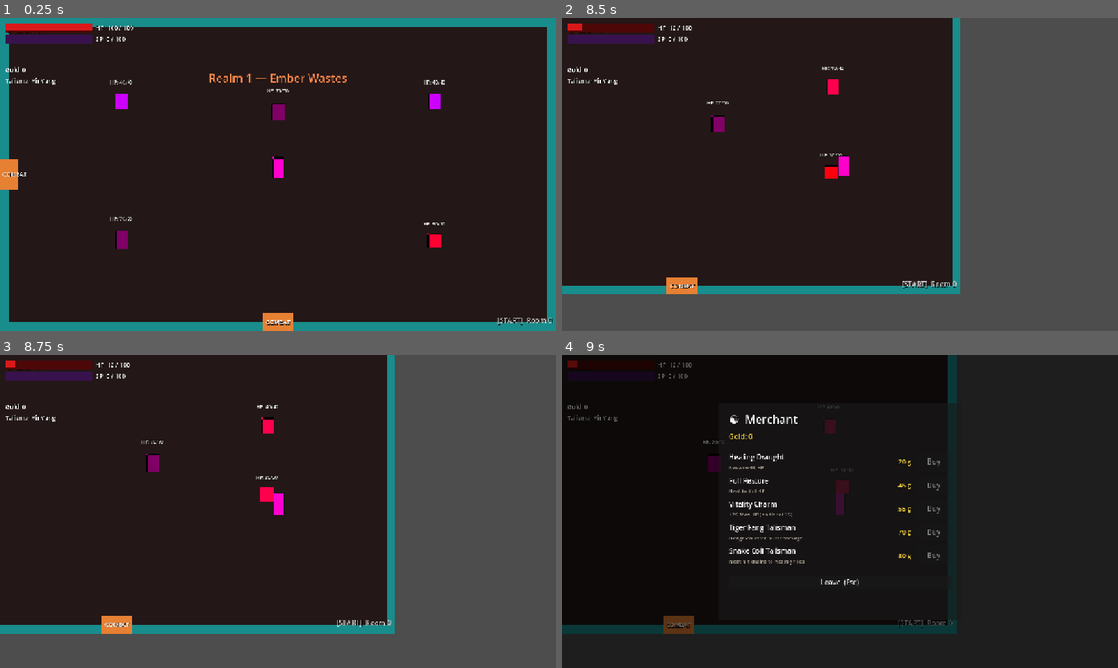
Above: before the commit, frames 1-4 (two rows, left to right).
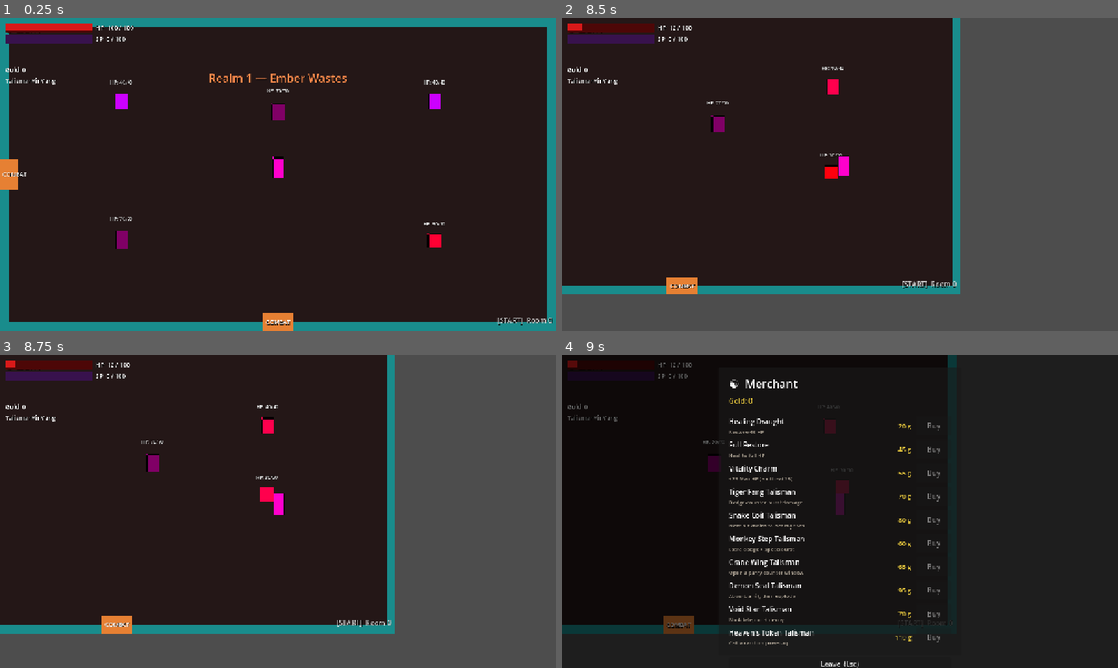
Above: after the commit, the same moments.

Repository: KarnamV/chan-inspo
Game: Godot game, scene res://scenes/TestRoom.tscn
Two runs of this game, one before a commit and one after it. Both use one fixed random seed, a clock stepped at 60 frames per second and the inputs below.
Inputs:
- Up to frame 1 (0.25 s): no input
- Up to frame 2 (8.5 s): tap Enter at 0.5, 6.5 s; hold D (move_right) 0.53-1.28 s; hold Q (block) 0.53-1.28 s; tap Space (dodge) at 0.8, 1.35, 3.05, 5, 5.3, 7.55, 8 s; hold S (move_down) 1.28-2.03 s; tap E (talisman_activate) at 1.55, 3.8, 6.05, 7.35, 8.3 s; hold D (move_right) 2.03-2.78 s; hold E (talisman_activate) 2.03-2.78 s; tap Q (block) at 2.3, 4.55, 5.85, 6.8 s; hold W (move_up) 2.78-3.53 s; tap V (attack_dash) at 2.85 s; hold X (attack_kick) 3.53-4.28 s; hold A (move_left) 3.53-5.03 s; tap Z (attack_punch) at 4.35 s; hold S (move_down) 5.03-5.78 s; hold C (attack_throw) 5.03-5.78 s; hold D (move_right) 5.78-6.53 s; hold W (move_up) 6.53-7.28 s; hold Space (dodge) 6.53-7.28 s; hold D (move_right) 7.28-8.03 s; hold S (move_down) from 8.03 s (still down); hold Shift (walk_modifier) from 8.03 s (still down)
- Up to frame 3 (8.75 s): keep holding S (move_down); keep holding Shift (walk_modifier)
- Up to frame 4 (9 s): release S (move_down) at 8.78 s; release Shift (walk_modifier) at 8.78 s; hold A (move_left) from 8.78 s (still down); tap B at 8.85 s

Frames 1-3 are identical in both runs. In frame 4, 3.2% of the frame differs, in the area x 30-71%, y 7-100%.

Commit message:
Add remaining 5 talismans, completing 10 total (Phase 3)
Implements Monkey Step (extra dodge + speed burst), Crane Wing (parry
counter window), Demon Seal (absorb a hit then AoE explode), Void Star
(blink teleport + afterimage decoy), and Heaven's Token (random boon).

Demon Seal adds a player.demon_seal_active hook in take_hit that absorbs
the incoming hit and calls back into the talisman to detonate. All five are
obtainable through the shop (now a 10-item stock) and the mini-boss reward
pool.

Co-Authored-By: Claude Opus 4.8 <noreply@anthropic.com>

Diff:
--- /dev/null
+++ b/game/scripts/CraneWing.gd
@@ -0,0 +1,53 @@
+extends "res://scripts/Talisman.gd"
+
+# ---------------------------------------------------------------------------
+# CraneWing.gd — Parry stance: opens an extended counter window.
+#
+# On activation the player enters a ~2s "parry window" (player.in_counter_window
+# = true). While it lasts, the next attack lands as a counter (1.5x damage — the
+# same bonus the block-counter grants). Attacking consumes the window early.
+# Cost: 20 spirit.
+# ---------------------------------------------------------------------------
+
+const DISPLAY_NAME: String = "Crane Wing"
+const SPIRIT_COST:  float  = 20.0
+const WINDOW:       float  = 2.0
+
+var _player_ref: Node = null
+var _timer: float = 0.0
+
+
+func talisman_display_name() -> String:
+	return DISPLAY_NAME
+
+
+func activate(player: Node) -> void:
+	_player_ref = player
+	player.in_counter_window = true
+	_timer = WINDOW
+	_flash(player)
+
+
+func deactivate(player: Node) -> void:
+	_timer = 0.0
+
+
+func _process(delta: float) -> void:
+	if _timer <= 0.0 or _player_ref == null:
+		return
+	# If the player already attacked, the window was consumed — stop tracking.
+	if not _player_ref.in_counter_window:
+		_timer = 0.0
+		return
+	_timer -= delta
+	if _timer <= 0.0:
+		_player_ref.in_counter_window = false
+
+
+func _flash(player: Node) -> void:
+	var sprite: Node = player.get_node_or_null("Sprite2D")
+	if sprite == null:
+		return
+	var tween: Tween = player.create_tween()
+	tween.tween_property(sprite, "modulate", Color(0.9, 1.6, 1.9, 1.0), 0.0)
+	tween.tween_property(sprite, "modulate", Color.WHITE, 0.2)
--- /dev/null
+++ b/game/scripts/DemonSeal.gd
@@ -0,0 +1,56 @@
+extends "res://scripts/Talisman.gd"
+
+# ---------------------------------------------------------------------------
+# DemonSeal.gd — Absorb one hit, then explode.
+#
+# On activation, arms player.demon_seal_active. The next incoming hit is fully
+# absorbed (no damage/knockback) by Player.take_hit, which then calls back into
+# demon_seal_explode() to damage all enemies within BLAST_RADIUS of the player.
+# Cost: 30 spirit.
+# ---------------------------------------------------------------------------
+
+const DISPLAY_NAME: String = "Demon Seal"
+const SPIRIT_COST:  float  = 30.0
+const BLAST_RADIUS: float  = 190.0
+const BLAST_DAMAGE: int    = 60
+
+
+func talisman_display_name() -> String:
+	return DISPLAY_NAME
+
+
+func activate(player: Node) -> void:
+	player.demon_seal_active = true
+	_flash(player, Color(1.4, 0.3, 1.4, 1.0))
+
+
+func deactivate(player: Node) -> void:
+	player.demon_seal_active = false
+
+
+# Called by Player.take_hit when the seal absorbs a hit.
+func demon_seal_explode(player: Node) -> void:
+	var enemies: Array = []
+	_collect(player.get_tree().get_root(), player, enemies)
+	for e in enemies:
+		e.take_damage(BLAST_DAMAGE)
+	print("[DemonSeal] Absorbed a hit and detonated — %d enemies caught." % enemies.size())
+	_flash(player, Color(2.0, 0.4, 2.0, 1.0))
+
+
+func _collect(node: Node, player: Node, out: Array) -> void:
+	if node is CharacterBody2D and node != player and node.has_method("take_damage"):
+		var d: float = (node as Node2D).global_position.distance_to(player.global_position)
+		if d <= BLAST_RADIUS:
+			out.append(node)
+	for c in node.get_children():
+		_collect(c, player, out)
+
+
+func _flash(player: Node, color: Color) -> void:
+	var sprite: Node = player.get_node_or_null("Sprite2D")
+	if sprite == null:
+		return
+	var tween: Tween = player.create_tween()
+	tween.tween_property(sprite, "modulate", color, 0.0)
+	tween.tween_property(sprite, "modulate", Color.WHITE, 0.25)
--- /dev/null
+++ b/game/scripts/HeavensToken.gd
@@ -0,0 +1,44 @@
+extends "res://scripts/Talisman.gd"
+
+# ---------------------------------------------------------------------------
+# HeavensToken.gd — Call a random power-up.
+#
+# On activation, grants one of several beneficial effects at random: a heal, a
+# spirit refill, a small permanent damage boost, or extra Max HP. The spirit
+# cost plus regen acts as the effective cooldown.
+# Cost: 30 spirit.
+# ---------------------------------------------------------------------------
+
+const DISPLAY_NAME: String = "Heaven's Token"
+const SPIRIT_COST:  float  = 30.0
+
+
+func talisman_display_name() -> String:
+	return DISPLAY_NAME
+
+
+func activate(player: Node) -> void:
+	match randi() % 4:
+		0:
+			player.heal(35)
+			print("[HeavensToken] Boon: heal 35 HP.")
+		1:
+			player.spirit = player.SPIRIT_MAX
+			player.emit_signal("spirit_updated", player.spirit, player.SPIRIT_MAX)
+			print("[HeavensToken] Boon: spirit refilled.")
+		2:
+			player.permanent_damage_mult *= 1.08
+			print("[HeavensToken] Boon: +8% permanent damage.")
+		3:
+			player.add_max_hp(15)
+			print("[HeavensToken] Boon: +15 Max HP.")
+	_flash(player)
+
+
+func _flash(player: Node) -> void:
+	var sprite: Node = player.get_node_or_null("Sprite2D")
+	if sprite == null:
+		return
+	var tween: Tween = player.create_tween()
+	tween.tween_property(sprite, "modulate", Color(2.0, 2.0, 1.4, 1.0), 0.0)
+	tween.tween_property(sprite, "modulate", Color.WHITE, 0.25)
--- /dev/null
+++ b/game/scripts/MonkeyStep.gd
@@ -0,0 +1,72 @@
+extends "res://scripts/Talisman.gd"
+
+# ---------------------------------------------------------------------------
+# MonkeyStep.gd — Extra dodge-dash + faster reposition.
+#
+# On activation: performs an immediate dodge roll in the facing direction and
+# grants a short move-speed boost so the player can reposition quickly.
+# Cost: 15 spirit.
+# ---------------------------------------------------------------------------
+
+const DISPLAY_NAME: String = "Monkey Step"
+const SPIRIT_COST:  float  = 15.0
+const BOOST_MULT:   float  = 1.6
+const BOOST_TIME:   float  = 3.0
+
+var _player_ref: Node = null
+var _timer: float = 0.0
+var _active: bool = false
+var _base_run: float = 0.0
+var _base_walk: float = 0.0
+
+
+func talisman_display_name() -> String:
+	return DISPLAY_NAME
+
+
+func activate(player: Node) -> void:
+	_player_ref = player
+
+	# Immediate extra dodge (State.DODGE == 3 means already dodging — skip then).
+	if player.has_method("dodge_roll") and player.state != 3:
+		player.dodge_roll(player.facing_dir)
+
+	# Temporary speed boost. Capture the base only on the first (re)activation so
+	# repeated presses refresh the timer without compounding the multiplier.
+	if not _active:
+		_base_run = player.speed_run
+		_base_walk = player.speed_walk
+		player.speed_run *= BOOST_MULT
+		player.speed_walk *= BOOST_MULT
+		_active = true
+	_timer = BOOST_TIME
+	_flash(player)
+
+
+func deactivate(player: Node) -> void:
+	_restore()
+
+
+func _process(delta: float) -> void:
+	if not _active:
+		return
+	_timer -= delta
+	if _timer <= 0.0:
+		_restore()
+
+
+func _restore() -> void:
+	if _active and _player_ref != null:
+		_player_ref.speed_run = _base_run
+		_player_ref.speed_walk = _base_walk
+	_active = false
+	_timer = 0.0
+
+
+func _flash(player: Node) -> void:
+	var sprite: Node = player.get_node_or_null("Sprite2D")
+	if sprite == null:
+		return
+	var tween: Tween = player.create_tween()
+	tween.tween_property(sprite, "modulate", Color(1.6, 1.4, 0.6, 1.0), 0.0)
+	tween.tween_property(sprite, "modulate", Color.WHITE, 0.2)
--- a/game/scripts/Player.gd
+++ b/game/scripts/Player.gd
@@ -59,6 +59,10 @@
 
 # SnakeCoil: next hit chains 50% damage to up to 2 nearby enemies.
 var snake_coil_active: bool = false
+
+# DemonSeal: absorb the next incoming hit (no damage/knockback), then the seal
+# talisman explodes, damaging nearby enemies. Consumed on the absorbed hit.
+var demon_seal_active: bool = false
 
 # ---------------------------------------------------------------------------
 # HP
@@ -537,6 +541,14 @@
 		_trigger_block_flash()
 		_start_counter_window()
 		return
+	# DemonSeal: absorb this hit entirely, then detonate around the player.
+	if demon_seal_active:
+		demon_seal_active = false
+		for child in get_children():
+			if child.has_method("demon_seal_explode"):
+				child.demon_seal_explode(self)
+				break
+		return
 	_is_lunging = false
 	_disable_hitbox()
 	state = State.HURT
--- a/game/scripts/ShopUI.gd
+++ b/game/scripts/ShopUI.gd
@@ -18,11 +18,16 @@
 
 signal closed
 
-const PANEL_SIZE: Vector2 = Vector2(560.0, 500.0)
+const PANEL_SIZE: Vector2 = Vector2(560.0, 664.0)
 
 # Talismans the merchant can sell (not in the starting loadout).
-const SnakeCoilScript = preload("res://scripts/SnakeCoil.gd")
-const TigerFangScript = preload("res://scripts/TigerFang.gd")
+const SnakeCoilScript    = preload("res://scripts/SnakeCoil.gd")
+const TigerFangScript    = preload("res://scripts/TigerFang.gd")
+const MonkeyStepScript   = preload("res://scripts/MonkeyStep.gd")
+const CraneWingScript    = preload("res://scripts/CraneWing.gd")
+const DemonSealScript    = preload("res://scripts/DemonSeal.gd")
+const VoidStarScript     = preload("res://scripts/VoidStar.gd")
+const HeavensTokenScript = preload("res://scripts/HeavensToken.gd")
 
 var _player: Node = null
 var _talisman_manager: Node = null
@@ -93,6 +98,41 @@
 			"price": 80,
 			"one_time": true,
 			"apply": func() -> void: _buy_talisman(SnakeCoilScript),
+		},
+		{
+			"name": "Monkey Step Talisman",
+			"desc": "Extra dodge + speed burst",
+			"price": 60,
+			"one_time": true,
+			"apply": func() -> void: _buy_talisman(MonkeyStepScript),
+		},
+		{
+			"name": "Crane Wing Talisman",
+			"desc": "Open a parry counter window",
+			"price": 65,
+			"one_time": true,
+			"apply": func() -> void: _buy_talisman(CraneWingScript),
+		},
+		{
+			"name": "Demon Seal Talisman",
+			"desc": "Absorb a hit, then explode",
+			"price": 95,
+			"one_time": true,
+			"apply": func() -> void: _buy_talisman(DemonSealScript),
+		},
+		{
+			"name": "Void Star Talisman",
+			"desc": "Blink teleport + decoy",
+			"price": 70,
+			"one_time": true,
+			"apply": func() -> void: _buy_talisman(VoidStarScript),
+		},
+		{
+			"name": "Heaven's Token Talisman",
+			"desc": "Call a random power-up",
+			"price": 110,
+			"one_time": true,
+			"apply": func() -> void: _buy_talisman(HeavensTokenScript),
 		},
 	]
 
--- a/game/scripts/TestRoom.gd
+++ b/game/scripts/TestRoom.gd
@@ -19,6 +19,11 @@
 const TemptationUIScript    = preload("res://scripts/TemptationUI.gd")
 const TigerFangScript       = preload("res://scripts/TigerFang.gd")
 const SnakeCoilScript       = preload("res://scripts/SnakeCoil.gd")
+const MonkeyStepScript      = preload("res://scripts/MonkeyStep.gd")
+const CraneWingScript       = preload("res://scripts/CraneWing.gd")
+const DemonSealScript       = preload("res://scripts/DemonSeal.gd")
+const VoidStarScript        = preload("res://scripts/VoidStar.gd")
+const HeavensTokenScript    = preload("res://scripts/HeavensToken.gd")
 const MiniBossScene         = preload("res://scenes/MiniBoss.tscn")
 const RealmDefs             = preload("res://scripts/RealmDefs.gd")
 const HUDScene              = preload("res://scenes/HUD.tscn")
@@ -353,7 +358,8 @@
 ## "Drop guaranteed talisman/upgrade"). Bonus gold comes from its gold_reward.
 func _grant_miniboss_reward() -> void:
 	if randi() % 2 == 0 and _talisman_manager != null:
-		var scripts: Array = [TigerFangScript, SnakeCoilScript]
+		var scripts: Array = [TigerFangScript, SnakeCoilScript, MonkeyStepScript,
+			CraneWingScript, DemonSealScript, VoidStarScript, HeavensTokenScript]
 		var s: Script = scripts[randi() % scripts.size()]
 		var t: Node = s.new()
 		t.name = s.resource_path.get_file().get_basename()
--- /dev/null
+++ b/game/scripts/VoidStar.gd
@@ -0,0 +1,56 @@
+extends "res://scripts/Talisman.gd"
+
+# ---------------------------------------------------------------------------
+# VoidStar.gd — Blink teleport with an afterimage decoy.
+#
+# On activation, teleports the player TP_DIST pixels in the facing direction and
+# leaves a fading translucent copy of the player's sprite at the old position.
+# Cost: 20 spirit.
+# ---------------------------------------------------------------------------
+
+const DISPLAY_NAME: String = "Void Star"
+const SPIRIT_COST:  float  = 20.0
+const TP_DIST:      float  = 220.0
+
+
+func talisman_display_name() -> String:
+	return DISPLAY_NAME
+
+
+func activate(player: Node) -> void:
+	var old_pos: Vector2 = player.global_position
+	_spawn_decoy(player, old_pos)
+
+	var dir: Vector2 = player.facing_dir
+	if dir == Vector2.ZERO:
+		dir = Vector2.RIGHT
+	player.global_position = old_pos + dir.normalized() * TP_DIST
+	_flash(player)
+
+
+func _spawn_decoy(player: Node, pos: Vector2) -> void:
+	var decoy: Sprite2D = Sprite2D.new()
+	var src: Node = player.get_node_or_null("Sprite2D")
+	if src != null and src is Sprite2D and src.texture != null:
+		decoy.texture = src.texture
+		decoy.offset = src.offset
+	decoy.global_position = pos
+	decoy.modulate = Color(0.6, 0.4, 1.0, 0.7)
+	# Add to the player's parent (the room) so it stays put as the player blinks.
+	var parent: Node = player.get_parent()
+	if parent == null:
+		return
+	parent.add_child(decoy)
+
+	var tween: Tween = decoy.create_tween()
+	tween.tween_property(decoy, "modulate:a", 0.0, 1.2)
+	tween.tween_callback(decoy.queue_free)
+
+
+func _flash(player: Node) -> void:
+	var sprite: Node = player.get_node_or_null("Sprite2D")
+	if sprite == null:
+		return
+	var tween: Tween = player.create_tween()
+	tween.tween_property(sprite, "modulate", Color(0.7, 0.5, 1.6, 1.0), 0.0)
+	tween.tween_property(sprite, "modulate", Color.WHITE, 0.2)
Not shown, changed: kanban.html
